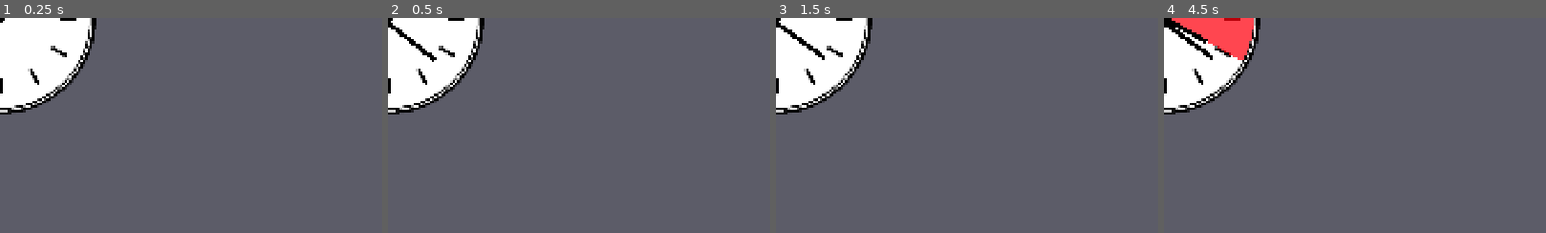
Above: before the commit, frames 1-4 (left to right).
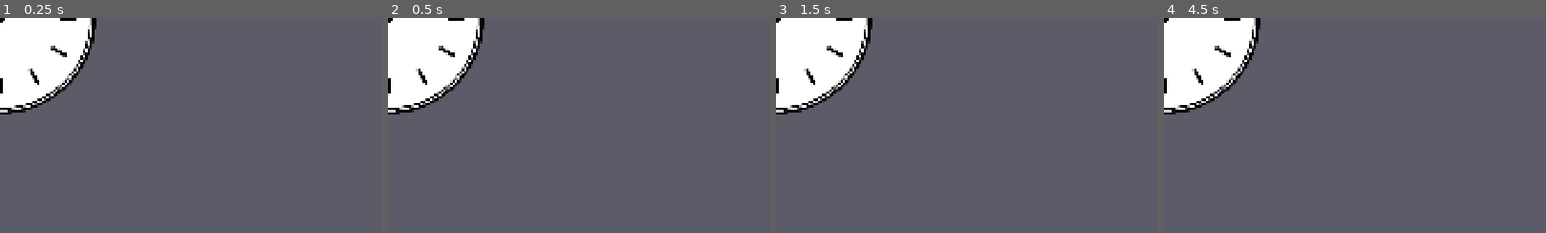
Above: after the commit, the same moments.

Repository: my-koala/PhilBuster
Game: Godot game, scene res://assets/clock/clock.tscn
Same seed, same stepped clock (60 frames per second), same inputs: the game is played once before the commit and once after it. This scene is started directly instead of the project's main scene.
Inputs (mouse positions are % of the whole screen's width and height, from its top left):
- Up to frame 1 (0.25 s): no input
- Up to frame 2 (0.5 s): no input
- Up to frame 3 (1.5 s): move the mouse to (72, 45) at 0.52 s; press the mouse at (72, 45) at 0.53 s; release the mouse at (72, 45) at 1.25 s; tap Enter at 1.25 s; drag from (30, 55) to (45, 70) at 1.27 s
- Up to frame 4 (4.5 s): tap Space at 2 s; move the mouse to (60, 28) at 2.02 s; press the mouse at (60, 28) at 2.03 s; release the mouse at (60, 28) at 2.75 s; drag from (45, 70) to (20, 35) at 2.77 s; move the mouse to (80, 65) at 3.52 s; press the mouse at (80, 65) at 3.53 s; release the mouse at (80, 65) at 4.25 s; drag from (20, 35) to (35, 25) at 4.27 s
The pictures show only the part of the screen within x 0-50%, y 0-50%; the shares and areas given below are measured in that part.

Frame 1 is identical in both runs. In frame 2, 0.3% of the frame differs, in the area x 0-13%, y 2-21%; in frame 3, 0.3%; in frame 4, 2.9%, in the area x 0-24%, y 0-20%.

Commit message:
Modified clock to use time duration drawing

Diff:
--- a/assets/clock/clock.tscn
+++ b/assets/clock/clock.tscn
@@ -5,10 +5,18 @@
 [ext_resource type="Texture2D" uid="uid://cpxy57k5q0pwn" path="res://assets/clock/clock_face.png" id="2_re8fd"]
 [ext_resource type="Texture2D" uid="uid://woc7qxw6cdfy" path="res://assets/clock/clock_face_fill.png" id="4_4ldhw"]
 
-[node name="clock" type="Node2D"]
+[node name="clock" type="Control"]
+layout_mode = 3
+anchors_preset = 0
 script = ExtResource("1_rrx2h")
+time_region_start = 0
+time_region_duration = 435
+time_passed = 425
+hand_rotation_speed = 5.741
 
 [node name="clock_face" type="TextureRect" parent="."]
+unique_name_in_owner = true
+layout_mode = 1
 anchors_preset = 8
 anchor_left = 0.5
 anchor_top = 0.5
@@ -22,8 +30,10 @@
 grow_vertical = 2
 texture = ExtResource("2_re8fd")
 
-[node name="progress_bar" type="TextureProgressBar" parent="."]
+[node name="texture_progress_bar" type="TextureProgressBar" parent="."]
+unique_name_in_owner = true
 modulate = Color(1, 1, 1, 0.72549)
+layout_mode = 1
 anchors_preset = 8
 anchor_left = 0.5
 anchor_top = 0.5
@@ -35,11 +45,18 @@
 offset_bottom = 250.0
 grow_horizontal = 2
 grow_vertical = 2
-fill_mode = 4
+max_value = 1.0
+step = 0.0
+value = 0.0229885
+fill_mode = 5
+radial_initial_angle = 217.5
+radial_fill_degrees = 217.5
 texture_progress = ExtResource("4_4ldhw")
 
 [node name="hour_hand" type="TextureRect" parent="."]
+unique_name_in_owner = true
 modulate = Color(0, 0, 0, 1)
+layout_mode = 1
 anchors_preset = 5
 anchor_left = 0.5
 anchor_right = 0.5
@@ -47,6 +64,7 @@
 offset_right = 20.0
 offset_bottom = 40.0
 grow_horizontal = 2
+rotation = 9.99201
 scale = Vector2(0.285, -2.995)
 pivot_offset = Vector2(20, 0)
 size_flags_horizontal = 3
@@ -55,7 +73,9 @@
 metadata/_edit_use_anchors_ = true
 
 [node name="minute_hand" type="TextureRect" parent="."]
+unique_name_in_owner = true
 modulate = Color(0, 0, 0, 1)
+layout_mode = 1
 anchors_preset = 5
 anchor_left = 0.5
 anchor_right = 0.5
@@ -63,6 +83,7 @@
 offset_right = 34.0
 offset_bottom = 40.0
 grow_horizontal = 2
+rotation = 138.754
 scale = Vector2(0.285, -4)
 size_flags_horizontal = 3
 size_flags_vertical = 3
--- a/scripts/clock/clock.gd
+++ b/scripts/clock/clock.gd
@@ -1,55 +1,75 @@
-extends Node
+@tool
+extends Control
+class_name Clock
 
-@onready var hour_hand: TextureRect = $hour_hand
-@onready var minute_hand: TextureRect = $minute_hand
-@onready var progress_bar: TextureProgressBar = $progress_bar
+const MINUTES_PER_HOUR: int = 60
+const HOURS_PER_DAY: int = 12
 
-var total_minutes: int = 0
-var minute_degrees_per_minute: int = 360.0 / 60.0
-var hour_degrees_per_hour: int = 360.0 / 12.0
+signal time_exceeded()
+
+@export_range(0, MINUTES_PER_HOUR * HOURS_PER_DAY, 1)
+var time_region_start: int = MINUTES_PER_HOUR * 2:
+	get:
+		return time_region_start
+	set(value):
+		time_region_start = clampi(value, 0, MINUTES_PER_HOUR * HOURS_PER_DAY)
+
+@export_range(0, MINUTES_PER_HOUR * HOURS_PER_DAY, 1)
+var time_region_duration: int = 12 * 6:
+	get:
+		return time_region_duration
+	set(value):
+		time_region_duration = clampi(value, 0, MINUTES_PER_HOUR * HOURS_PER_DAY)
+
+@export_range(0, MINUTES_PER_HOUR * HOURS_PER_DAY, 1)
+var time_passed: int = 0:
+	get:
+		return time_passed
+	set(value):
+		time_passed = clampi(value, 0, MINUTES_PER_HOUR * HOURS_PER_DAY)
+
+@export_range(0.0, 16.0, 0.001, "or_greater")
+var hand_rotation_speed: float = 1.0:
+	get:
+		return hand_rotation_speed
+	set(value):
+		hand_rotation_speed = maxf(value, 0.0)
+
+@onready var _hour_hand: TextureRect = %hour_hand as TextureRect
+@onready var _minute_hand: TextureRect = %minute_hand as TextureRect
+@onready var _texture_progress_bar: TextureProgressBar = %texture_progress_bar as TextureProgressBar
+
+func add_time(time: int) -> void:
+	time_passed += time
+	if time_passed >= time_region_duration:
+		time_exceeded.emit()
 
 func _process(delta: float) -> void:
-	# Test lines to see if it works
-	total_minutes += 1
-	update_clock_hands()
-	pass
+	# Update clock hands.
+	# Lerp the rotation until it gets there.
+	var minute_hand_target: float = float((time_passed + time_region_start) % MINUTES_PER_HOUR) / float(MINUTES_PER_HOUR) * TAU
+	_minute_hand.rotation = lerp_angle(_minute_hand.rotation, minute_hand_target, hand_rotation_speed * delta)
 
-# Function to manually add time
-func add_time(minutes_to_add: int) -> void:
-	total_minutes += minutes_to_add
-	update_clock_hands()
+	var hour_hand_target: float = (float(time_passed + time_region_start) / float(MINUTES_PER_HOUR)) / HOURS_PER_DAY * TAU
+	_hour_hand.rotation = lerp_angle(_hour_hand.rotation, hour_hand_target, hand_rotation_speed * delta)
 
-var target_minute_angle: float = 0
-var target_hour_angle: float = 0
-var lerp_speed: float = 0.1
+	# Update progress bars.
+	var radial_initial_angle: float = (float(time_region_start) / float(MINUTES_PER_HOUR)) / HOURS_PER_DAY * TAU
+	var radial_fill_angle: float = (float(time_region_duration) / float(MINUTES_PER_HOUR)) / HOURS_PER_DAY * TAU
 
-func update_clock_hands() -> void:
-	# Calculate where we want the hand to be at the end of the updates.
-	target_minute_angle = (total_minutes % 60) * minute_degrees_per_minute
-	target_hour_angle = (total_minutes / 60 % 12) * hour_degrees_per_hour
+	_texture_progress_bar.radial_initial_angle = rad_to_deg(radial_initial_angle + radial_fill_angle)
+	_texture_progress_bar.radial_fill_degrees = rad_to_deg(radial_fill_angle)
 
-	# Lerp the rotation until it gets there.
-	minute_hand.rotation = lerp_angle(minute_hand.rotation, deg_to_rad(target_minute_angle), lerp_speed)
-	hour_hand.rotation = lerp_angle(hour_hand.rotation, deg_to_rad(target_hour_angle), lerp_speed)
-
-	update_progress_bar()
+	var texture_progress_bar_target: float = 1.0 - clampf(float(time_passed) / float(time_region_duration), 0.0, 1.0)
+	_texture_progress_bar.value = lerpf(_texture_progress_bar.value, texture_progress_bar_target, hand_rotation_speed * delta)
 
 func set_time(hour: int, minute: int) -> void:
-	hour = clamp(hour, 0, 11)
-	minute = clamp(minute, 0, 59)
-
-	total_minutes = (hour * 60) + minute
-
-	# Update the target angles
-	target_minute_angle = minute * minute_degrees_per_minute
-	target_hour_angle = (hour % 12) * hour_degrees_per_hour
-
-	# Lerp the rotation until it gets there.
-	minute_hand.rotation = lerp_angle(minute_hand.rotation, deg_to_rad(target_minute_angle), lerp_speed)
-	hour_hand.rotation = lerp_angle(hour_hand.rotation, deg_to_rad(target_hour_angle), lerp_speed)
-
-	update_progress_bar()
+	#hour = clamp(hour, 0, 11)
+	#minute = clamp(minute, 0, 59)
+	pass
+	#total_minutes = (hour * 60) + minute
 
 func update_progress_bar() -> void:
-	var progress: float = (hour_hand.rotation / deg_to_rad(360))
-	progress_bar.value = progress * progress_bar.max_value
+	#var progress: float = (hour_hand.rotation / deg_to_rad(360))
+	#progress_bar.value = progress * progress_bar.max_value
+	pass
Renamed: scripts/session.gd -> scripts/session/session.gd
Renamed: scripts/session.gd.uid -> scripts/session/session.gd.uid
